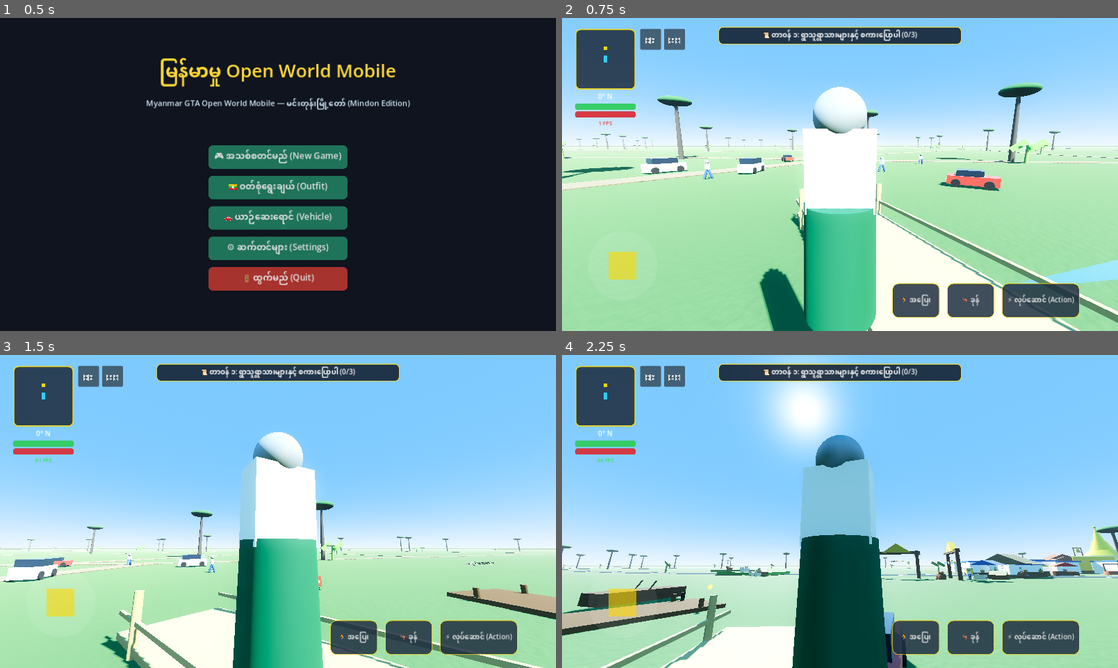
Above: before the commit, frames 1-4 (two rows, left to right).
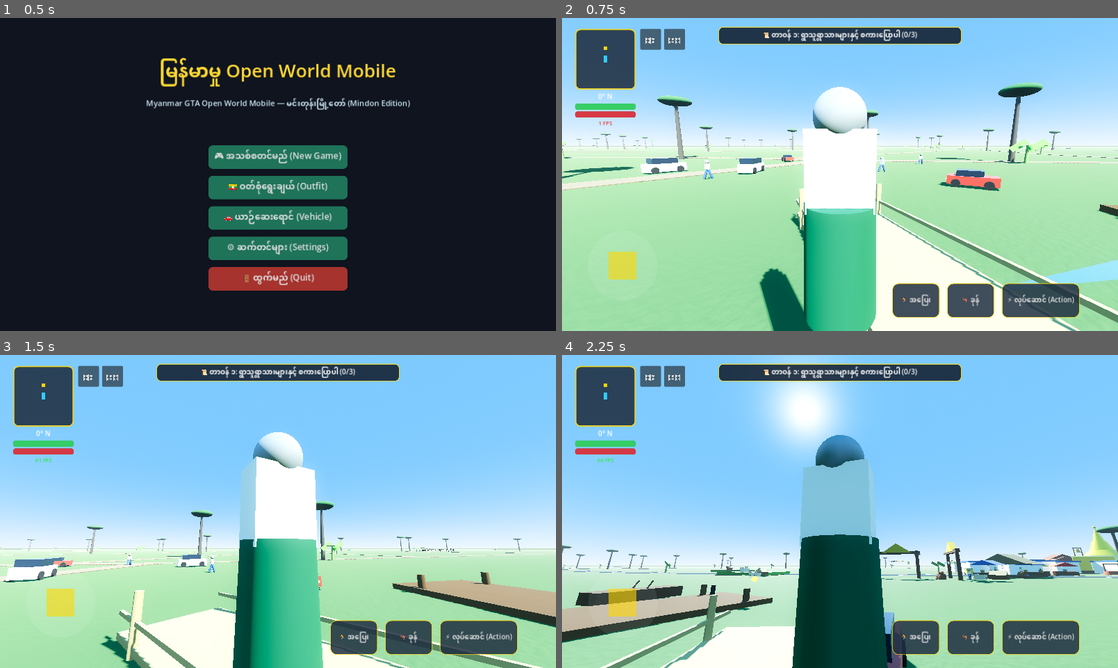
Above: after the commit, the same moments.

Repository: sudohlaingwin/gta-open-world
Game: Godot game, scene res://scenes/main_menu.tscn
Two runs of this game, one before a commit and one after it. Both use one fixed random seed, a clock stepped at 60 frames per second and the inputs below.
Inputs (mouse positions are in pixels of both pictures, inside the frame that each line leads up to):
- Up to frame 1 (0.5 s): no input
- Up to frame 2 (0.75 s): click "🎮 အသစ်စတင်မည် (New Game)" at 0.5 s
- Up to frame 3 (1.5 s): drag from (66, 611) to (333, 442) at 1.27 s
- Up to frame 4 (2.25 s): drag from (728, 527) to (812, 574) at 2.02 s

Frame 1 is identical in both runs. In frame 2, 0.1% of the frame differs, in the area x 96-100%, y 59-65%; in frame 3, 1.6%; in frame 4, 1.8%, in the area x 0-38%, y 70-92%.

Commit message:
Slice 144: Ayeyarwady Riverboat Pier harbor scale upgrade (22.0m length, 7.5m width)

Diff:
--- a/scenes/river_boat_pier.tscn
+++ b/scenes/river_boat_pier.tscn
@@ -1,32 +1,32 @@
 [gd_scene load_steps=12 format=3]
 
 [sub_resource type="BoxShape3D" id="BoxShape3D_pier"]
-size = Vector3(5.0, 1.2, 16.0)
+size = Vector3(7.5, 1.6, 22.0)
 
 [sub_resource type="BoxMesh" id="BoxMesh_deck"]
-size = Vector3(4.5, 0.25, 15.0)
+size = Vector3(7.0, 0.35, 21.0)
 
 [sub_resource type="StandardMaterial3D" id="StandardMaterial3D_pier_wood"]
 albedo_color = Color(0.38, 0.24, 0.12, 1)
 roughness = 0.9
 
 [sub_resource type="CylinderMesh" id="CylinderMesh_piling"]
-top_radius = 0.14
-bottom_radius = 0.16
-height = 3.5
+top_radius = 0.22
+bottom_radius = 0.26
+height = 5.2
 
 [sub_resource type="CylinderMesh" id="CylinderMesh_bollard"]
-top_radius = 0.12
-bottom_radius = 0.12
-height = 0.65
+top_radius = 0.18
+bottom_radius = 0.18
+height = 0.9
 
 [sub_resource type="StandardMaterial3D" id="StandardMaterial3D_bollard"]
 albedo_color = Color(0.18, 0.18, 0.2, 1)
 metallic = 0.7
 
 [sub_resource type="SphereMesh" id="SphereMesh_lantern"]
-radius = 0.15
-height = 0.3
+radius = 0.24
+height = 0.45
 
 [sub_resource type="StandardMaterial3D" id="StandardMaterial3D_lantern_gold"]
 shading_mode = 0
@@ -35,59 +35,59 @@
 [node name="RiverBoatPier" type="StaticBody3D"]
 
 [node name="PierCollision" type="CollisionShape3D" parent="."]
-transform = Transform3D(1, 0, 0, 0, 1, 0, 0, 0, 1, 0, 0.5, 0)
+transform = Transform3D(1, 0, 0, 0, 1, 0, 0, 0, 1, 0, 0.6, 0)
 shape = SubResource("BoxShape3D_pier")
 
 [node name="VisualMesh" type="Node3D" parent="."]
 
 [node name="Planks" type="MeshInstance3D" parent="VisualMesh"]
-transform = Transform3D(1, 0, 0, 0, 1, 0, 0, 0, 1, 0, 0.12, 0)
+transform = Transform3D(1, 0, 0, 0, 1, 0, 0, 0, 1, 0, 0.18, 0)
 mesh = SubResource("BoxMesh_deck")
 surface_material_override/0 = SubResource("StandardMaterial3D_pier_wood")
 
 [node name="PilingL1" type="MeshInstance3D" parent="VisualMesh"]
-transform = Transform3D(1, 0, 0, 0, 1, 0, 0, 0, 1, -2.0, -1.0, -6.0)
+transform = Transform3D(1, 0, 0, 0, 1, 0, 0, 0, 1, -3.0, -1.4, -8.5)
 mesh = SubResource("CylinderMesh_piling")
 surface_material_override/0 = SubResource("StandardMaterial3D_pier_wood")
 
 [node name="PilingR1" type="MeshInstance3D" parent="VisualMesh"]
-transform = Transform3D(1, 0, 0, 0, 1, 0, 0, 0, 1, 2.0, -1.0, -6.0)
+transform = Transform3D(1, 0, 0, 0, 1, 0, 0, 0, 1, 3.0, -1.4, -8.5)
 mesh = SubResource("CylinderMesh_piling")
 surface_material_override/0 = SubResource("StandardMaterial3D_pier_wood")
 
 [node name="PilingL2" type="MeshInstance3D" parent="VisualMesh"]
-transform = Transform3D(1, 0, 0, 0, 1, 0, 0, 0, 1, -2.0, -1.0, 0.0)
+transform = Transform3D(1, 0, 0, 0, 1, 0, 0, 0, 1, -3.0, -1.4, 0.0)
 mesh = SubResource("CylinderMesh_piling")
 surface_material_override/0 = SubResource("StandardMaterial3D_pier_wood")
 
 [node name="PilingR2" type="MeshInstance3D" parent="VisualMesh"]
-transform = Transform3D(1, 0, 0, 0, 1, 0, 0, 0, 1, 2.0, -1.0, 0.0)
+transform = Transform3D(1, 0, 0, 0, 1, 0, 0, 0, 1, 3.0, -1.4, 0.0)
 mesh = SubResource("CylinderMesh_piling")
 surface_material_override/0 = SubResource("StandardMaterial3D_pier_wood")
 
 [node name="PilingL3" type="MeshInstance3D" parent="VisualMesh"]
-transform = Transform3D(1, 0, 0, 0, 1, 0, 0, 0, 1, -2.0, -1.0, 6.0)
+transform = Transform3D(1, 0, 0, 0, 1, 0, 0, 0, 1, -3.0, -1.4, 8.5)
 mesh = SubResource("CylinderMesh_piling")
 surface_material_override/0 = SubResource("StandardMaterial3D_pier_wood")
 
 [node name="PilingR3" type="MeshInstance3D" parent="VisualMesh"]
-transform = Transform3D(1, 0, 0, 0, 1, 0, 0, 0, 1, 2.0, -1.0, 6.0)
+transform = Transform3D(1, 0, 0, 0, 1, 0, 0, 0, 1, 3.0, -1.4, 8.5)
 mesh = SubResource("CylinderMesh_piling")
 surface_material_override/0 = SubResource("StandardMaterial3D_pier_wood")
 
 [node name="BollardMooring" type="MeshInstance3D" parent="VisualMesh"]
-transform = Transform3D(1, 0, 0, 0, 1, 0, 0, 0, 1, 1.8, 0.5, 6.5)
+transform = Transform3D(1, 0, 0, 0, 1, 0, 0, 0, 1, 2.8, 0.65, 9.2)
 mesh = SubResource("CylinderMesh_bollard")
 surface_material_override/0 = SubResource("StandardMaterial3D_bollard")
 
 [node name="PierLantern" type="MeshInstance3D" parent="VisualMesh"]
-transform = Transform3D(1, 0, 0, 0, 1, 0, 0, 0, 1, -1.8, 1.4, 6.5)
+transform = Transform3D(1, 0, 0, 0, 1, 0, 0, 0, 1, -2.8, 1.8, 9.2)
 mesh = SubResource("SphereMesh_lantern")
 surface_material_override/0 = SubResource("StandardMaterial3D_lantern_gold")
 
 [node name="PierSign" type="Label3D" parent="."]
-transform = Transform3D(1, 0, 0, 0, 1, 0, 0, 0, 1, 0, 2.0, -6.8)
+transform = Transform3D(1, 0, 0, 0, 1, 0, 0, 0, 1, 0, 2.8, -9.5)
 text = "ဧရာဝတီ မြစ်ဆိပ် သမ္ဗာန်ဆိပ်ကမ်းကြီး ⚓"
-font_size = 28
-outline_size = 8
+font_size = 40
+outline_size = 12
 modulate = Color(0.9, 0.95, 1.0, 1)
Not shown, changed: COLLAB.md
